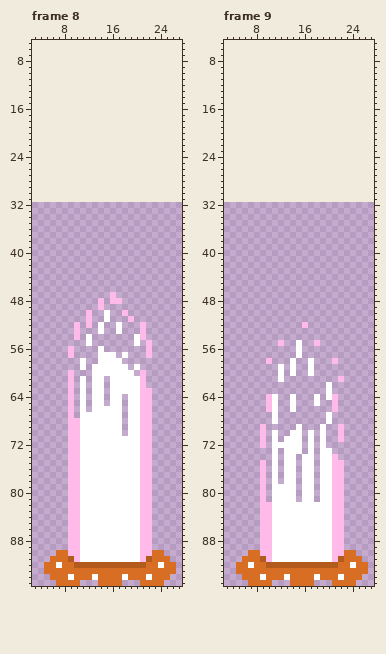
Edited in one commit: pixel-art file (Assets/Sprites/Aseprite/OrangeMushroomAttack.aseprite). Above: the version before the commit.
32x64 pixels, 10 frames. Shown: frame 8: x 3..27, y 5..95; frame 9: x 3..27, y 5..95. The old version is drawn lined up with the new one, on the new canvas. The commit also changed other frames, which this record leaves out.
The same view after the edit:
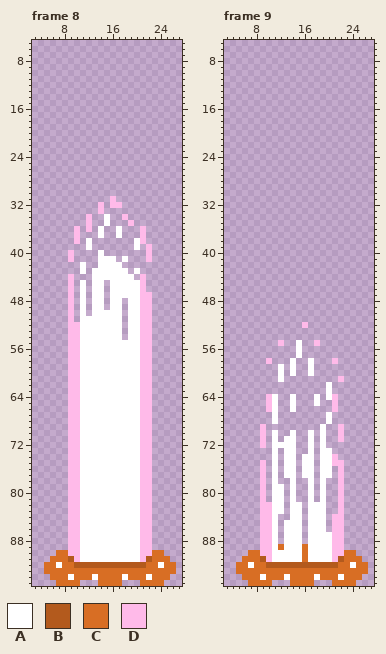
Palette (. is transparent): A #ffffff  B #b35a1d  C #d86e24  D #ffbae9
Diff:
canvas 32x64 -> 32x96, the old top-left corner now at 0,32
Frame 8:
y 31: x 16 . -> D
y 32: x 14 . -> D; x 16..17 .. -> DD
y 33: x 14 . -> D
y 34: x 12 . -> D; x 15 . -> A; x 18 . -> D
y 35: x 12 . -> D; x 15 . -> A; x 19 . -> D
y 36: x 10 . -> D; x 12 . -> D; x 14 . -> A; x 17 . -> A; x 21 . -> D
y 37: x 10 . -> D; x 14 . -> A; x 17 . -> A; x 21 . -> D
y 38: x 10 . -> D; x 12 . -> A; x 20..21 .. -> AD
y 39: x 12 . -> A; x 20 . -> A; x 22 . -> D
y 40: x 9 . -> D; x 14 . -> A; x 22 . -> D
y 41: x 9 . -> D; x 14..16 ... -> AAA; x 18 . -> A; x 22 . -> D
y 42: x 11 . -> A; x 14..17 .... -> AAAA
y 43: x 11 . -> A; x 13..18 ...... -> AAAAAA; x 20 . -> A
y 44: x 9 . -> D; x 13..19 ....... -> AAAAAAA; x 21 . -> D
y 45..46: x 9 . -> D; x 11 . -> A; x 13..14 .. -> AA; x 16..21 ...... -> AAAAAD
y 47: x 9 . -> D; x 11 . -> A; x 13..14 .. -> AA; x 16..22 D...... -> AAAAADD
y 48: x 9 . -> D; x 11 . -> A; x 13..14 .D -> AA; x 16..17 DD -> AA; x 19..22 .... -> AADD
y 49: x 9 . -> D; x 11 . -> A; x 13..14 .D -> AA; x 16..17 .. -> AA; x 19..22 .... -> AADD
y 50: x 9 . -> D; x 11..14 .D.. -> A.AA; x 16..22 ..D.... -> AA.AADD
y 51: x 9 . -> D; x 11..14 .D.. -> AAAA; x 16..17 .. -> AA; x 19..22 D... -> AADD
y 52: x 9 . -> D; x 11..13 .D. -> AAA; x 15..16 .. -> AA; x 19..20 .. -> AA; x 22 . -> D
y 53: x 9 . -> D; x 11..13 ... -> AAA; x 15..16 .. -> AA; x 19..20 .. -> AA; x 22 . -> D
y 54: x 9 . -> D; x 11 . -> A; x 13..17 ..... -> AAAAA; x 19 . -> A; x 22 . -> D
y 55: x 9..11 ... -> DDA; x 13..19 ....... -> AAAAAAA; x 21 . -> D
y 56: x 10..13 .... -> DAAA; x 15..21 ....... -> AAAAAAD
y 57: x 10..13 .... -> DAAA; x 17 . -> A; x 19..21 ... -> AAD
y 58: x 9..10 .. -> DD; x 12..13 .. -> AA; x 18..22 ..... -> AAADD
y 59: x 9..10 .. -> DD; x 12 . -> A; x 19 . -> A; x 21..22 .. -> DD
y 60: x 10..12 ... -> DAA; x 20 . -> A; x 22 . -> D
y 61..62: x 10 . -> D; x 12 . -> A; x 15 . -> A; x 22 . -> D
y 63: x 10 . -> D; x 12 . -> A; x 15 . -> A
y 64..65: x 10 . -> D; x 12 . -> A; x 15 . -> A; x 18 . -> A
y 66: x 10 . -> D; x 12 . -> A; x 18 . -> A
y 67: x 10 . -> D; x 18 . -> A
y 68..70: x 18 . -> A
Frame 9:
y 69..73: x 15 A -> .
y 76..77: x 21 D -> .
y 78..83: x 13 A -> .; x 16 A -> .; x 20..21 AD -> ..
y 84: x 12..13 AA -> ..; x 16 A -> .; x 20 A -> .
y 85..86: x 12 A -> .; x 16 A -> .; x 20 A -> .
y 87..88: x 12 A -> .; x 16 A -> .
y 89: x 12 A -> C; x 16 A -> C
y 90..91: x 16 A -> C
